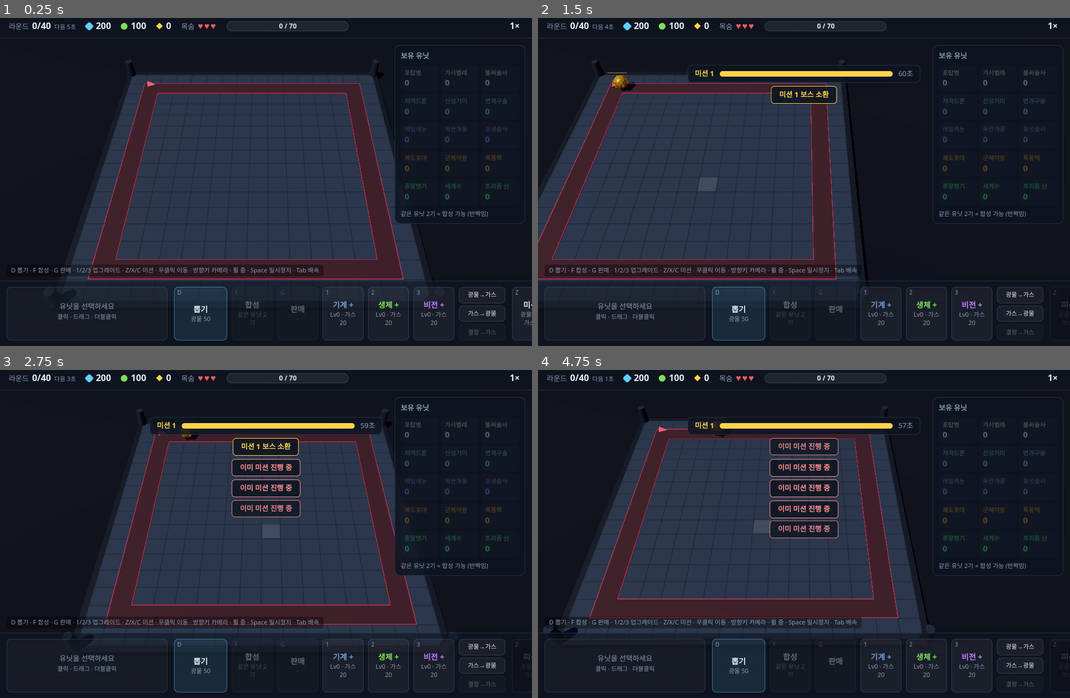
Above: before the commit, frames 1-4 (two rows, left to right).
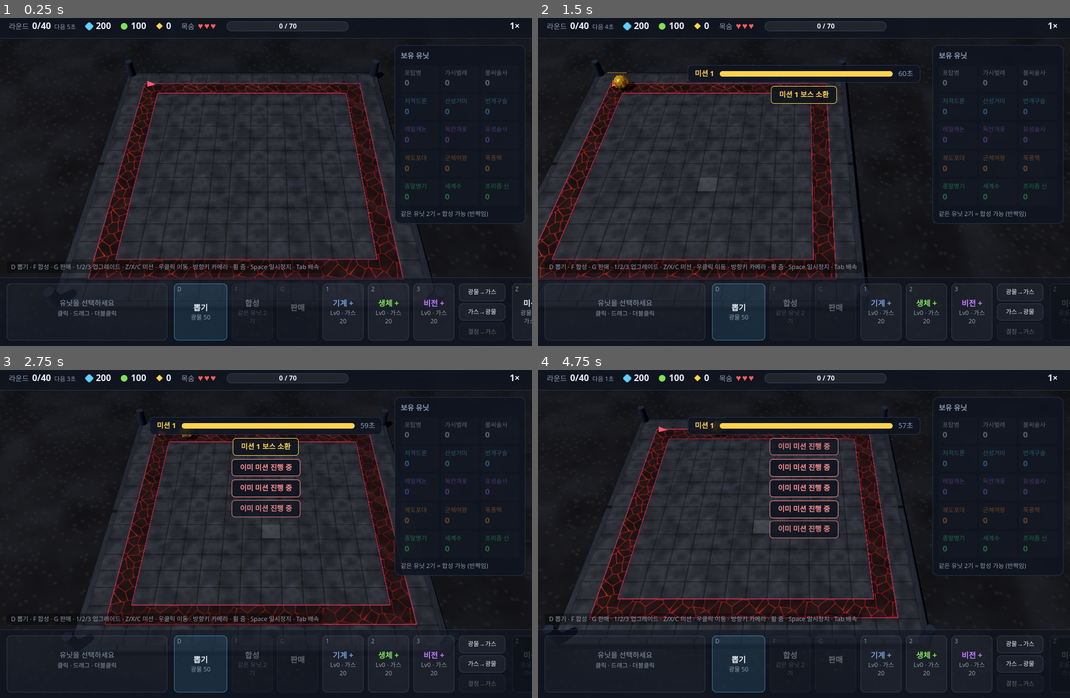
Above: after the commit, the same moments.

Repository: CyberJun777/GAMEMAKING
Game: browser game, page index.html
Two runs of this game, one before a commit and one after it. Both use one fixed random seed, a clock stepped at 60 frames per second and the inputs below.
Inputs (mouse positions are in pixels of both pictures, inside the frame that each line leads up to):
- Up to frame 1 (0.25 s): no input
- Up to frame 2 (1.5 s): click (804, 178) at 0.27 s; hold Right from 1.03 s (still down); tap Z at 1.1 s
- Up to frame 3 (2.75 s): release Right at 1.53 s; hold Down 1.58-1.85 s; tap Z at 1.6, 2.1, 2.6 s; hold Left 1.9-2.47 s; hold Up from 2.52 s (still down)
- Up to frame 4 (4.75 s): release Up at 2.82 s; hold Right 2.87-3.53 s; tap Z every 0.5 s from 3.1 to 4.6 s; hold Up 3.58-3.82 s; hold Left 3.87-4.3 s; hold Down 4.35-4.68 s; hold Right from 4.73 s (still down)

The runs differ from the first frame. In frame 1, 17% of the frame differs, in the area x 0-100%, y 17-97%; in frame 2, 15%; in frame 3, 16%; in frame 4, 16%.

Commit message:
Add procedural seamless textures, final re-check
- 13 tileable PBR maps (seam ratio <= 1.30, 2x2 verified)
- Monster color contrast vs lava path, instant overlay hide on restart
- Sim 24/24, browser 16/16 (x3), console errors 0, 45 draw calls

Co-Authored-By: Claude Opus 5.5 <noreply@anthropic.com>
Claude-Session: https://claude.ai/code/session_01XWBr3dXR4HQueZT3u4gGQr

Diff:
--- a/css/style.css
+++ b/css/style.css
@@ -58,13 +58,13 @@
 @keyframes glow { to { box-shadow: 0 0 2px currentColor inset; } }
 .hint { margin: 8px 0 0; color: var(--dim); font-size: 11px; }
 
-#bottom { position: fixed; left: 0; right: 0; bottom: 0; height: 118px; display: grid; grid-template-columns: 290px 1fr 250px; gap: 12px;
+#bottom { position: fixed; left: 0; right: 0; bottom: 0; height: 124px; display: grid; grid-template-columns: 290px 1fr 250px; gap: 12px;
   padding: 10px 12px; background: linear-gradient(rgba(14,20,32,0.6), var(--panel)); border-top: 1px solid var(--line); z-index: 5; }
 #sel { background: rgba(255,255,255,0.03); border: 1px solid var(--line); border-radius: 8px; padding: 8px 10px; overflow: hidden; }
 #sel .empty { color: var(--dim); text-align: center; margin-top: 18px; }
 #sel .title { font-size: 15px; font-weight: 700; }
 #sel .tag { font-size: 11px; padding: 1px 6px; border-radius: 4px; margin-left: 6px; border: 1px solid currentColor; }
-#sel dl { display: grid; grid-template-columns: auto 1fr auto 1fr; gap: 2px 8px; margin: 6px 0 0; font-size: 12px; }
+#sel dl { display: grid; grid-template-columns: auto 1fr auto 1fr; gap: 0 8px; margin: 4px 0 0; font-size: 12px; line-height: 1.3; }
 #sel dt { color: var(--dim); } #sel dd { margin: 0; font-variant-numeric: tabular-nums; }
 #sel .multi { display: flex; flex-wrap: wrap; gap: 3px; margin-top: 6px; }
 #sel .multi span { width: 14px; height: 14px; border-radius: 3px; }
@@ -97,4 +97,4 @@
 #bRestart { margin: 0 auto; padding: 10px 26px; font-size: 15px; background: rgba(95,208,255,.15); border-color: rgba(95,208,255,.5); }
 
 #box { position: fixed; border: 1px solid #7dff9a; background: rgba(125, 255, 154, 0.08); pointer-events: none; display: none; z-index: 3; }
-#help { position: fixed; left: 12px; bottom: 126px; color: var(--dim); font-size: 11px; z-index: 4; background: rgba(0,0,0,.35); padding: 3px 8px; border-radius: 4px; }
+#help { position: fixed; left: 12px; bottom: 132px; color: var(--dim); font-size: 11px; z-index: 4; background: rgba(0,0,0,.35); padding: 3px 8px; border-radius: 4px; }
--- a/js/main.js
+++ b/js/main.js
@@ -108,6 +108,7 @@
     this.renderer.reset();
     this.paused = false;
     this.hud.last = {};
+    document.getElementById('overlay').classList.add('hidden');   // 다음 프레임을 기다리지 않고 즉시 닫기
   }
 }
 
--- a/js/render/board.js
+++ b/js/render/board.js
@@ -4,49 +4,68 @@
 import { cellToWorld, isPath } from '../sim/board.js';
 
 const N = BOARD.size;
+const loader = new THREE.TextureLoader();
 
-// 칸 격자선 텍스처 (절차적, 텍스처 파일 없이도 동작)
-function gridTexture() {
-  const c = document.createElement('canvas'); c.width = c.height = 128;
-  const g = c.getContext('2d');
-  g.fillStyle = '#ffffff'; g.fillRect(0, 0, 128, 128);
-  g.strokeStyle = 'rgba(0,0,0,0.28)'; g.lineWidth = 4; g.strokeRect(0, 0, 128, 128);
-  g.strokeStyle = 'rgba(255,255,255,0.0)';
-  const t = new THREE.CanvasTexture(c);
+// 반복 타일 텍스처 로드 (색상맵만 sRGB)
+function tex(name, repeatX, repeatY = repeatX, srgb = false) {
+  const t = loader.load(`textures/${name}.png`);
   t.wrapS = t.wrapT = THREE.RepeatWrapping;
-  t.colorSpace = THREE.SRGBColorSpace;
+  t.repeat.set(repeatX, repeatY);
   t.anisotropy = 8;
+  if (srgb) t.colorSpace = THREE.SRGBColorSpace;
   return t;
+}
+function pbr(name, rx, ry = rx, extra = {}) {
+  return new THREE.MeshStandardMaterial({
+    map: tex(`${name}_basecolor`, rx, ry, true),
+    normalMap: tex(`${name}_normal`, rx, ry),
+    roughnessMap: tex(`${name}_roughness`, rx, ry),
+    color: '#ffffff', roughness: 1, metalness: 0.05, ...extra
+  });
 }
 
 export function buildBoard(scene) {
   const out = {};
   // 바깥 땅 (보드 주변)
-  out.groundMat = new THREE.MeshStandardMaterial({ color: '#1a2130', roughness: 1 });
+  out.groundMat = pbr('ground', 8);                 // 80유닛 / 8 = 타일당 10유닛
   const ground = new THREE.Mesh(new THREE.PlaneGeometry(80, 80).rotateX(-Math.PI / 2), out.groundMat);
   ground.position.y = -0.36; ground.receiveShadow = true;
   scene.add(ground);
 
   // 보드 받침 (단상)
-  out.plinthMat = new THREE.MeshStandardMaterial({ color: '#2a3344', roughness: 0.7, metalness: 0.3 });
+  out.plinthMat = pbr('metal', 4, 0.5, { metalness: 0.55 });
   const plinth = new THREE.Mesh(new THREE.BoxGeometry(N + 0.6, 0.36, N + 0.6), out.plinthMat);
   plinth.position.y = -0.19; plinth.receiveShadow = true; plinth.castShadow = true;
   scene.add(plinth);
 
   // 배치 칸 바닥: 보드 전체를 덮는 한 장 + 격자 (repeat = 칸 수)
-  const grid = gridTexture(); grid.repeat.set(N, N);
-  out.floorMat = new THREE.MeshStandardMaterial({ color: '#3b4a5e', map: grid, roughness: 0.9, metalness: 0.05 });
+  // 텍스처 1장 = 4x4 판석 → repeat N/4 이면 판석 1장이 정확히 1칸
+  out.floorMat = pbr('floor', N / 4, N / 4, { normalScale: new THREE.Vector2(0.8, 0.8) });
   const floor = new THREE.Mesh(new THREE.PlaneGeometry(N, N).rotateX(-Math.PI / 2), out.floorMat);
   floor.receiveShadow = true;
   scene.add(floor);
 
   // 몬스터 길: 칸마다 살짝 낮은 판을 하나의 InstancedMesh로
-  out.pathMat = new THREE.MeshStandardMaterial({ color: '#4a2f3a', roughness: 0.85, emissive: '#2a0812', emissiveIntensity: 0.35 });
+  out.pathMat = pbr('path', 1, 1, { emissive: '#ff7a3a', emissiveMap: tex('path_emissive', 1, 1, true), emissiveIntensity: 1.0 });
   const cells = [];
   for (let y = 0; y < N; y++) for (let x = 0; x < N; x++) if (isPath(x, y)) cells.push(cellToWorld(x, y));
-  const path = new THREE.InstancedMesh(new THREE.BoxGeometry(1, 0.06, 1), out.pathMat, cells.length);
+  const PATH_UV = 4;   // 텍스처 1장이 4칸을 덮음
+  const pos = [], uv = [], nor = [], idx = [];
+  cells.forEach((p, i) => {
+    const y = 0.012;
+    for (const [dx, dz] of [[-0.5, -0.5], [0.5, -0.5], [0.5, 0.5], [-0.5, 0.5]]) {
+      const x = p.x + dx, z = p.z + dz;
+      pos.push(x, y, z); nor.push(0, 1, 0); uv.push((x + N / 2) / PATH_UV, -(z + N / 2) / PATH_UV);
+    }
+    const o = i * 4; idx.push(o, o + 2, o + 1, o, o + 3, o + 2);
+  });
+  const pg0 = new THREE.BufferGeometry();
+  pg0.setAttribute('position', new THREE.Float32BufferAttribute(pos, 3));
+  pg0.setAttribute('normal', new THREE.Float32BufferAttribute(nor, 3));
+  pg0.setAttribute('uv', new THREE.Float32BufferAttribute(uv, 2));
+  pg0.setIndex(idx);
+  const path = new THREE.Mesh(pg0, out.pathMat);
   const m = new THREE.Matrix4();
-  cells.forEach((p, i) => { m.makeTranslation(p.x, 0.005, p.z); path.setMatrixAt(i, m); });
   path.receiveShadow = true;
   scene.add(path);
   out.path = path;
--- a/js/render/renderer.js
+++ b/js/render/renderer.js
@@ -1,7 +1,7 @@
 // Three.js 렌더러. 시뮬레이션 상태를 읽기만 한다 (상태를 바꾸지 않음).
 import * as THREE from '../../vendor/three.module.js';
-import { BOARD, GRADES, FACTIONS, UNITS } from '../config.js';
-import { cellToWorld, isPath, PATH_LENGTH } from '../sim/board.js';
+import { BOARD, GRADES, FACTIONS } from '../config.js';
+import { cellToWorld } from '../sim/board.js';
 import { buildBoard } from './board.js';
 import { Fx } from './fx.js';
 
@@ -75,7 +75,7 @@
     this.updateCamera();
 
     // 조명
-    scene.add(new THREE.HemisphereLight('#a9c4ff', '#1b2030', 0.85));
+    scene.add(new THREE.HemisphereLight('#a9c4ff', '#262a33', 0.85));   // 지면 바운스 = 현무암 바닥 톤
     const sun = this.sun = new THREE.DirectionalLight('#fff1dc', 2.3);
     sun.position.set(-8, 16, 6);
     sun.castShadow = true;
@@ -137,7 +137,7 @@
   }
 
   buildMonsters() {
-    this.monMesh = inst(new THREE.IcosahedronGeometry(0.21, 0), new THREE.MeshStandardMaterial({ roughness: 0.5, flatShading: true, emissive: '#3a0a18', emissiveIntensity: 0.6 }), MAX_MON);
+    this.monMesh = inst(new THREE.IcosahedronGeometry(0.21, 0), new THREE.MeshStandardMaterial({ roughness: 0.5, flatShading: true, emissive: '#2a1440', emissiveIntensity: 0.6 }), MAX_MON);
     this.scene.add(this.monMesh);
     // 보스·미션 보스 (동시에 최대 1마리씩)
     const bossGeo = merge([new THREE.IcosahedronGeometry(0.42, 1), ...[0, 1, 2, 3, 4, 5].map(i => { const a = i * Math.PI / 3; return tr(new THREE.ConeGeometry(0.09, 0.4, 5), Math.cos(a) * 0.42, 0.1, Math.sin(a) * 0.42, 0, 0, 0).rotateY(0); })]);
@@ -190,6 +190,7 @@
     this.clock += dt;
     const t = this.clock;
     this.renderer.info.reset();
+    this.board.pathMat.emissiveIntensity = 0.85 + Math.sin(t * 1.6) * 0.25;
     this.drawUnits(game, t, selection);
     this.drawMonsters(game, alpha, t);
     this.fx.update(dt, this.camera);
@@ -241,8 +242,8 @@
     const bg = this.barBg, fg = this.barFg; bg.count = fg.count = 0;
     this.bossMesh.visible = this.missionMesh.visible = false;
     const camQ = this.camera.quaternion;
-    const hue = (game.round * 0.07) % 1;
-    const monCol = tmpC.setHSL((0.95 + hue * 0.3) % 1, 0.65, 0.5).clone();
+    // 몬스터 색: 붉은 용암 길과 대비되는 밝은 보라~자홍 (라운드마다 조금씩 변화)
+    const monCol = new THREE.Color().setHSL(0.74 + ((game.round * 0.037) % 0.14), 0.75, 0.66);
     const slowCol = new THREE.Color('#79c8ff');
     const bar = (x, y, z, w, ratio, col) => {
       tmpM.compose(tmpP.set(x, y, z), camQ, tmpS.set(w, 0.07, 1));
--- a/progress.txt
+++ b/progress.txt
@@ -29,3 +29,17 @@
 - 시뮬레이션 틱: 0.04ms (최악 장면). 예산 2ms. 통과.
 - 콘솔 에러·경고: 0건.
 - FPS: 헤드리스 SwiftShader라 13~20fps (GPU 없음). 실제 GPU 환경 측정은 유저 확인 필요.
+
+## 반복 3 — 텍스처 (game-texture, 힉스필드 MCP 미연결 → 파이썬 절차 생성으로 대체)
+- 4종 × (basecolor·normal·roughness [+emissive]) = 13장, 1024², tools/gen_textures.py. 주기(토러스) 노이즈라 원천적으로 seamless.
+- [고침] seam ratio 측정이 판넬 텍스처(바닥·금속)를 오판: 경계가 일부러 홈 위에 옴 → 내부 판 경계와 비교하도록 변경,
+  픽셀 중심 좌표로 바꿔 홈이 경계에 대칭. 바닥은 판마다 톤 차이를 0.18→0.10으로 줄여 1.37→1.30.
+- 전부 seam ratio ≤ 1.30 + 2×2 육안 확인 통과.
+- 적용: 바닥 repeat 4(판석 1장=1칸), 길은 월드 UV(4칸당 1장)로 칸마다 같은 무늬 반복 방지, 균열 발광 맥동, 땅 repeat 8.
+- [고침] 함정 1(지형-유닛 색 대비): 분홍 몬스터가 붉은 용암 길에 묻힘 → 밝은 보라로. 바깥 자갈이 별처럼 튐 → 어둡게.
+- [고침] 다시 하기 시 패배 화면이 다음 프레임까지 남음(저사양에서 200ms+) → 클릭 즉시 숨김.
+- [고침] 브라우저 테스트의 타이밍 의존(라운드 끼어듦, 방향키, 실제 플레이)을 게임 시간·조건 대기로 변경.
+
+## 최종 재검수 (텍스처 후)
+- 시뮬레이션 24/24, 브라우저 16/16 × 3회 연속 통과, 콘솔 에러·경고 0건.
+- Draw call 45 (최악) / 예산 200. 삼각형 ~8.7만 / 40만. 텍스처 14개. 틱 0.03~0.07ms.
--- a/tests/browser.test.cjs
+++ b/tests/browser.test.cjs
@@ -134,11 +134,15 @@
 
   await check('24d. 방향키는 카메라만 움직임 (게임 상태 불변)', async () => {
     const before = await ev(() => ({ cam: window.__app.renderer.camTarget.x, m: window.__app.game.minerals, n: window.__app.game.units.length, sel: window.__app.selection.size }));
-    await page.keyboard.down('ArrowRight'); await page.waitForTimeout(400); await page.keyboard.up('ArrowRight');
+    await page.keyboard.down('ArrowRight');
+    await page.waitForFunction((x0) => window.__app.renderer.camTarget.x > x0 + 0.5, before.cam, { timeout: 10000 }).catch(() => {});
+    await page.keyboard.up('ArrowRight');
     const after = await ev(() => ({ cam: window.__app.renderer.camTarget.x, m: window.__app.game.minerals, n: window.__app.game.units.length, sel: window.__app.selection.size }));
     assert.ok(after.cam > before.cam + 0.5, `카메라 이동 ${before.cam} → ${after.cam}`);
     assert.equal(after.m, before.m); assert.equal(after.n, before.n); assert.equal(after.sel, before.sel);
-    await page.keyboard.down('ArrowLeft'); await page.waitForTimeout(400); await page.keyboard.up('ArrowLeft');
+    await page.keyboard.down('ArrowLeft');
+    await page.waitForFunction((x0) => window.__app.renderer.camTarget.x <= x0, before.cam, { timeout: 10000 }).catch(() => {});
+    await page.keyboard.up('ArrowLeft');
   });
 
   await check('25. HUD 숫자 = 게임 상태 (플레이 10초 후)', async () => {
@@ -161,7 +165,8 @@
       const a = window.__app, g = a.game;
       const { spawnMonster } = await import('/js/sim/waves.js');
       const { BUILD_CELLS } = await import('/js/sim/board.js');
-      const { UNITS } = await import('/js/config.js');
+      const { UNITS, WAVES } = await import('/js/config.js');
+      const savedFirst = WAVES.firstRoundAt; WAVES.firstRoundAt = 1e9;   // 측정 중 새 라운드가 끼어들지 않게 라운드 시계 정지
       for (const u of [...g.units]) g.removeUnit(u);
       for (const m of g.monsters) m.alive = false; g.cleanupDead(); g.boss = g.mission = null; g.spawnLeft = 0;
       BUILD_CELLS.slice(0, 120).forEach((c, i) => g.addUnit(UNITS[i % 15].id, c.cx, c.cy));
@@ -175,6 +180,7 @@
       let maxCalls = 0, maxTri = 0;
       for (let i = 0; i < 30; i++) { await new Promise(res => requestAnimationFrame(res)); const s = a.renderer.stats(); maxCalls = Math.max(maxCalls, s.calls); maxTri = Math.max(maxTri, s.triangles); }
       const fx = a.renderer.fx;
+      WAVES.firstRoundAt = savedFirst;
       return { maxCalls, maxTri, beams: fx.beams.length, parts: fx.parts.length, units: g.units.length, mons: g.monsters.length, fps: a.fps, frameMs: a.frameMs, lowSpec: a.renderer.lowSpec };
     });
     console.log('  최악 장면:', JSON.stringify(r));
@@ -185,7 +191,7 @@
     assert.ok(r.maxCalls <= 200, `draw calls ${r.maxCalls}`);
     assert.ok(r.maxTri <= 400000, `triangles ${r.maxTri}`);
     // 시뮬레이션 틱 비용 (최악 장면)
-    const tick = await ev(() => { const g = window.__app.game; const t0 = performance.now(); for (let i = 0; i < 60; i++) g.tick(); return (performance.now() - t0) / 60; });
+    const tick = await ev(async () => { const { WAVES } = await import('/js/config.js'); const f = WAVES.firstRoundAt; WAVES.firstRoundAt = 1e9; const g = window.__app.game; const t0 = performance.now(); for (let i = 0; i < 60; i++) g.tick(); WAVES.firstRoundAt = f; return (performance.now() - t0) / 60; });
     console.log('  틱당 ms:', tick.toFixed(3));
     assert.ok(tick <= 2, `tick ${tick}ms`);
   });
@@ -196,7 +202,7 @@
     assert.equal(await text('#ovTitle'), '패배');
     assert.match(await text('#ovReason'), /테스트 패배/);
     await page.click('#bRestart');
-    await page.waitForTimeout(200);
+    await page.waitForFunction(() => window.__app.game.state === 'playing');
     const s = await ev(() => ({ st: window.__app.game.state, r: window.__app.game.round, m: window.__app.game.minerals, u: window.__app.game.units.length }));
     assert.deepEqual(s, { st: 'playing', r: 0, m: 200, u: 0 });
     assert.ok(await page.locator('#overlay').evaluate(el => el.classList.contains('hidden')));
@@ -207,14 +213,17 @@
     await page.waitForSelector('#overlay:not(.hidden)');
     assert.equal(await text('#ovTitle'), '승리!');
     await page.click('#bRestart');
+    await page.waitForSelector('#overlay.hidden', { state: 'attached' });
   });
 
   await check('실제 플레이: 성실 플레이 60초 동안 몬스터 처치·라운드 진행 (화면 포함)', async () => {
     await ev(() => { const a = window.__app; a.paused = false; a.speed = 2; a.game.minerals = 600; });
     for (let i = 0; i < 12; i++) await page.keyboard.press('KeyD');
-    await page.waitForTimeout(12000);
-    const s = await ev(() => ({ k: window.__app.game.stats.kills, r: window.__app.game.round, st: window.__app.game.state }));
-    assert.ok(s.k >= 10 && s.r >= 1 && s.st === 'playing', JSON.stringify(s));
+    assert.equal(await ev(() => window.__app.game.units.length), 12, 'D 12번 = 유닛 12기');
+    // 벽시계가 아니라 게임 시간 기준으로 대기 (GPU 없는 환경은 프레임이 느림)
+    await page.waitForFunction(() => window.__app.game.time >= 30, null, { timeout: 90000 });
+    const s = await ev(() => ({ k: window.__app.game.stats.kills, r: window.__app.game.round, st: window.__app.game.state, t: window.__app.game.time }));
+    assert.ok(s.k >= 20 && s.r >= 1 && s.st === 'playing', JSON.stringify(s));
     await page.screenshot({ path: process.env.SHOT || 'test-results/play.png' });
   });
 
Binary file added: textures/floor_basecolor.png
Binary file added: textures/floor_normal.png
Binary file added: textures/floor_roughness.png
Binary file added: textures/ground_basecolor.png
Binary file added: textures/ground_normal.png
Binary file added: textures/ground_roughness.png
Binary file added: textures/metal_basecolor.png
Binary file added: textures/metal_normal.png
Binary file added: textures/metal_roughness.png
Binary file added: textures/path_basecolor.png
Binary file added: textures/path_emissive.png
Binary file added: textures/path_normal.png
(and 1 more such lines)
